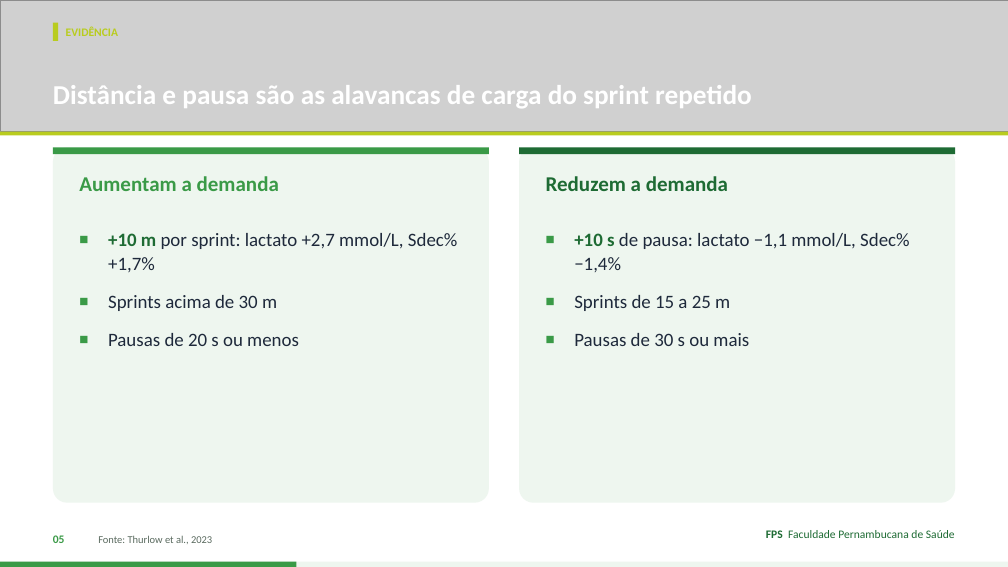
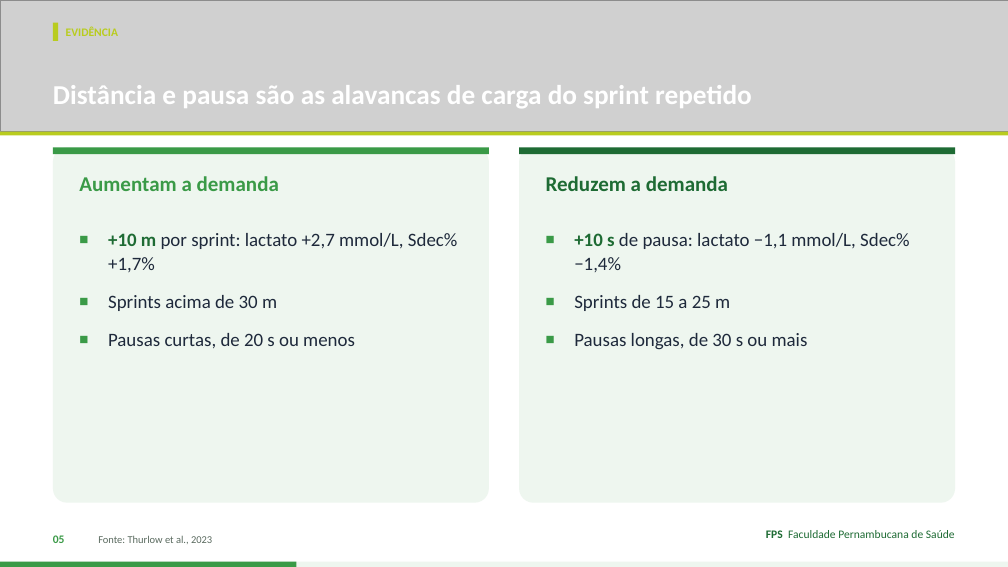
Before and after one commit to Institutomoraisandrade/CRM, a slide deck: slide 5 of trabalho-fps/trabalhos/2026-11-11-handebol-rsa/apresentacao.pptx. Drawn at 1008x567 pixels with LibreOffice and Linux fonts; fonts in the diff are those of the drawing; grey boxes stand for pictures. Boxes give left, top, right and bottom in pixels: in the first picture for what was removed or moved away, otherwise in the second. Text is boxed around its words. In the diff, an @@ line names an element or a change of style, - is before the commit and + after.

```diff
--- a/trabalho-fps/trabalhos/2026-11-11-handebol-rsa/apresentacao.pptx
+++ b/trabalho-fps/trabalhos/2026-11-11-handebol-rsa/apresentacao.pptx
@@ text at box(108, 333, 355, 348): text changed @@
-■ Pausas de 20 s ou menos
+■ Pausas curtas, de 20 s ou menos
@@ text at box(574, 333, 808, 349): text changed @@
-■ Pausas de 30 s ou mais
+■ Pausas longas, de 30 s ou mais
```
Also in this commit, not shown: 10 other slides changed, 2 other files.
